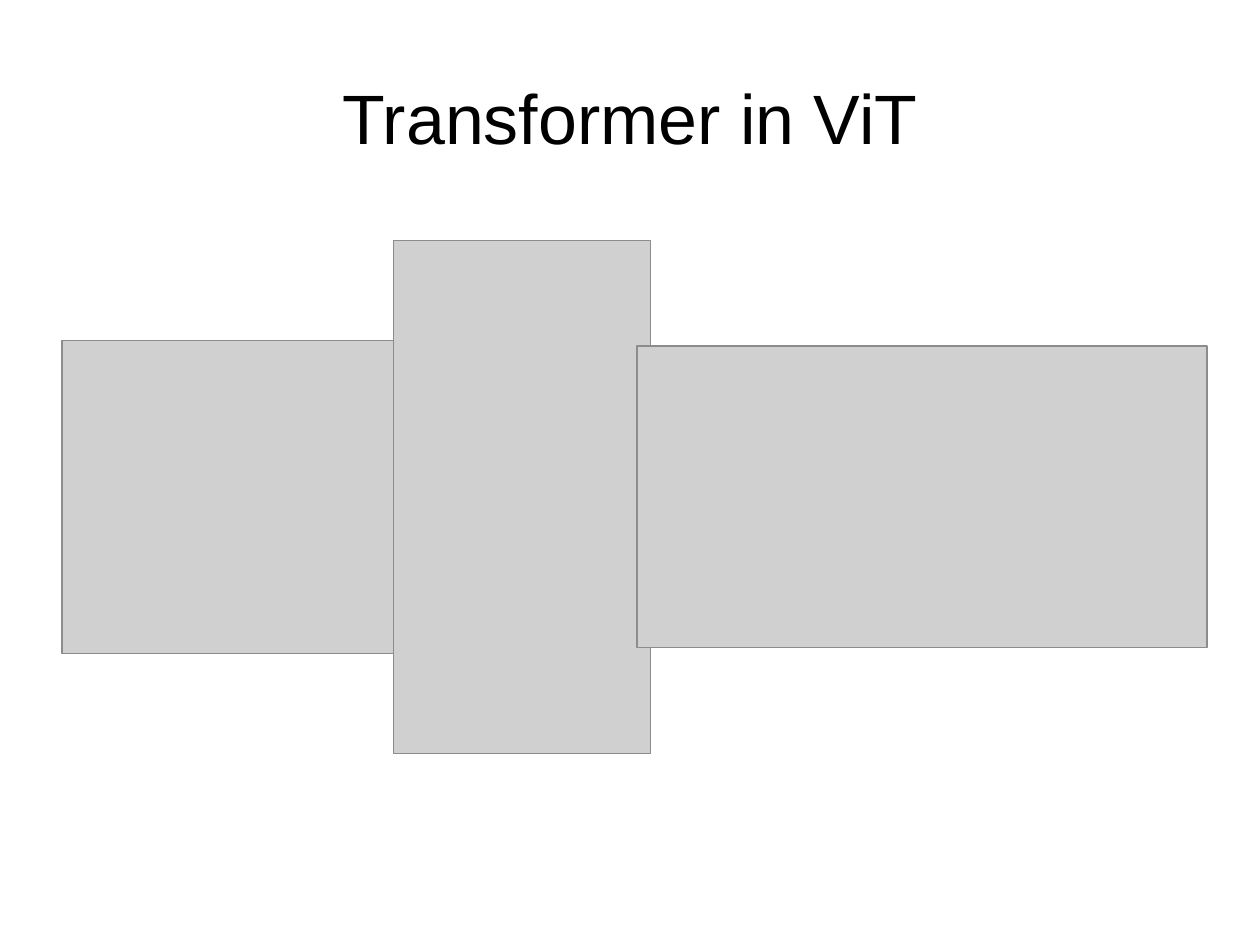
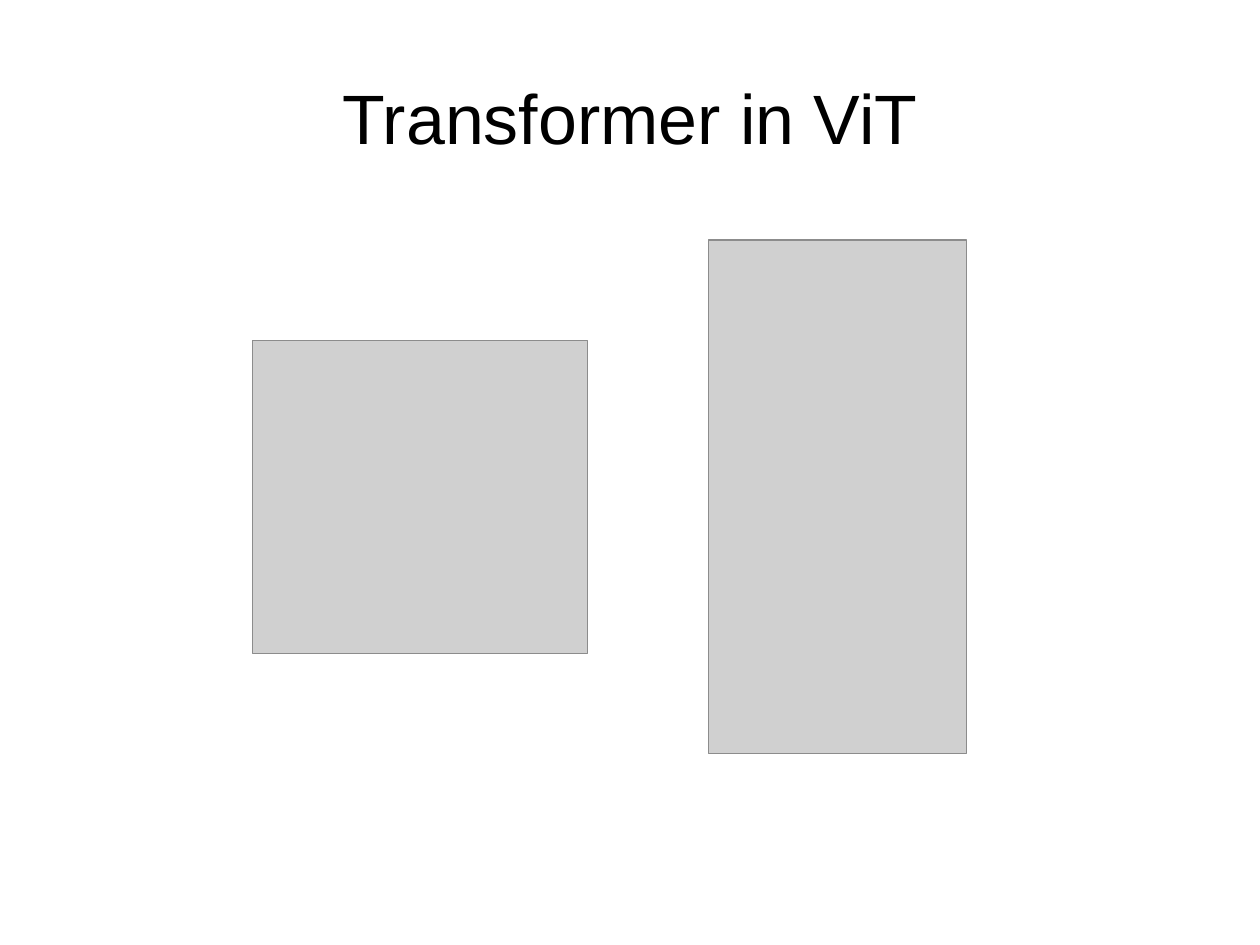
Before and after one commit to runnphoenix/ViT-experiment, a slide deck: slide 4 of report/report.pptx. Drawn at 1260x945 pixels with LibreOffice and Linux fonts; fonts in the diff are those of the drawing; grey boxes stand for pictures; background and template pictures are left out. Boxes give left, top, right and bottom in pixels: in the first picture for what was removed or moved away, otherwise in the second. Text is boxed around its words. In the diff, an @@ line names an element or a change of style, - is before the commit and + after.

```diff
--- a/report/report.pptx
+++ b/report/report.pptx
@@ picture: place and size @@
-picture at <box>394,240,651,754</box>
+picture at <box>710,240,967,754</box>
@@ picture: place and size @@
-picture at <box>62,341,397,655</box>
+picture at <box>253,341,588,655</box>
@@ picture removed at <box>637,347,1207,649</box> @@
```
Also in this commit, not shown: 10 other slides changed, 1 other file.
